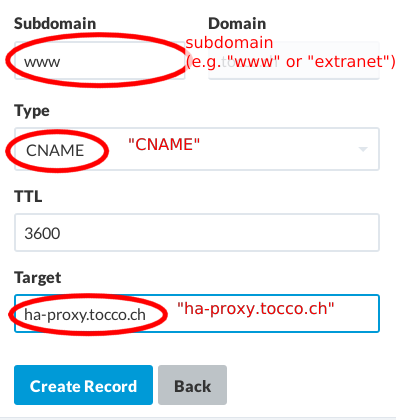
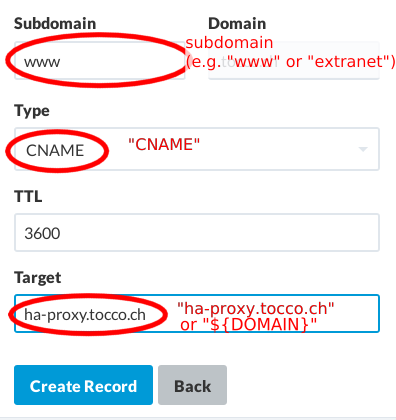
Two versions of the same layered image (396×420). Layer-by-layer changes:
pixels changed over [180, 317, 317, 334] (layer not identified)
